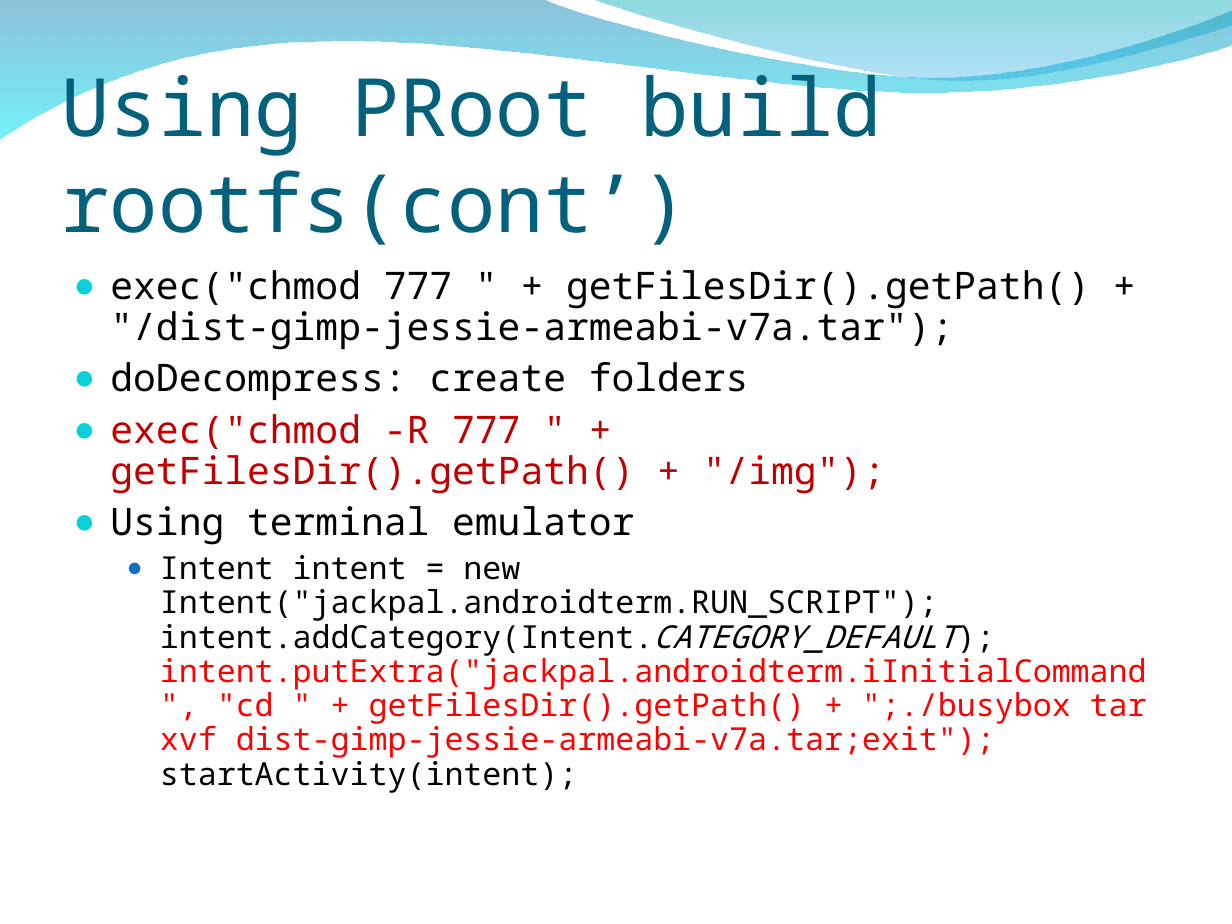
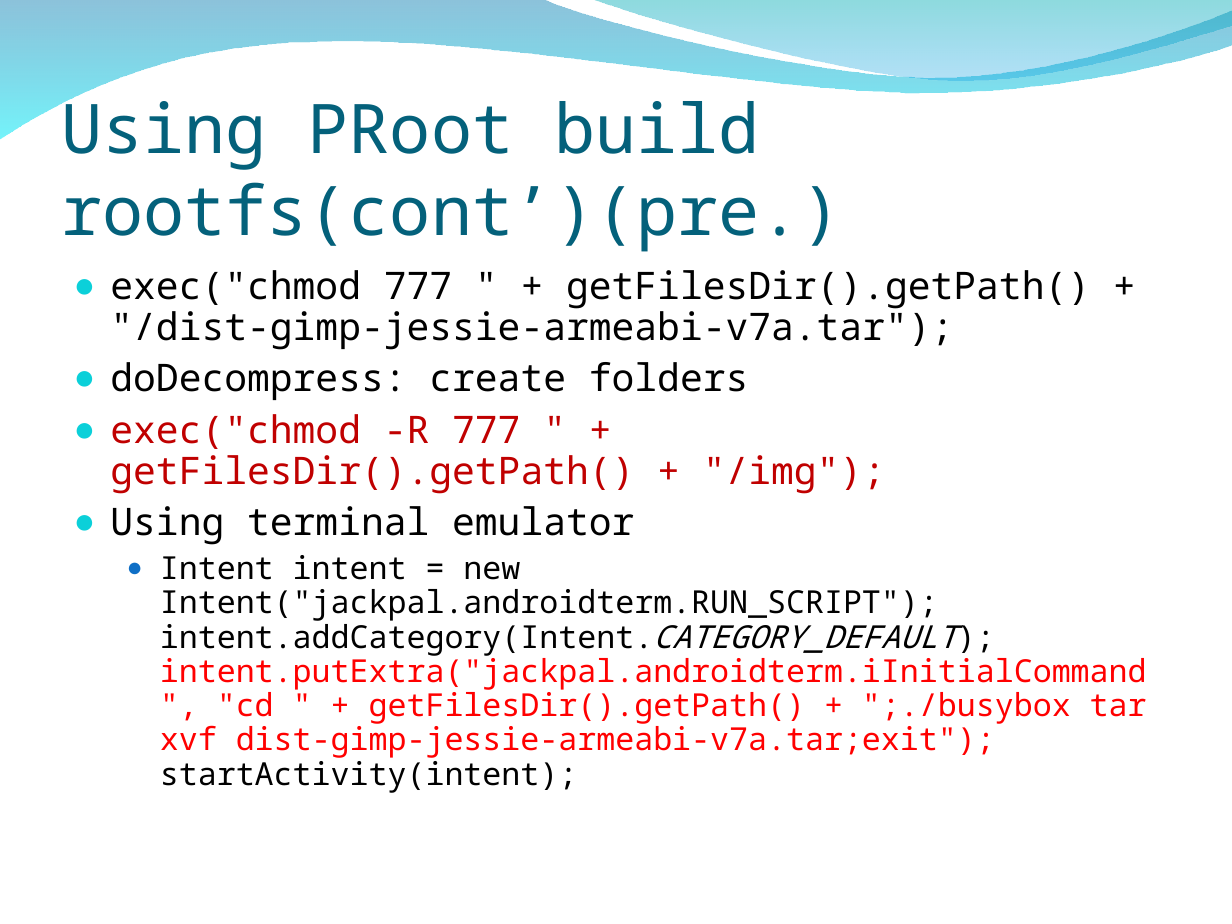
Before and after one commit to peter279k/regular_meeting, a slide deck: slide 15 of Proot.ppt (slide 14 before the commit). Drawn at 1232x924 pixels with LibreOffice and Linux fonts; fonts in the diff are those of the drawing; background and template pictures are left out. Boxes give left, top, right and bottom in pixels: in the first picture for what was removed or moved away, otherwise in the second. Text is boxed around its words. In the diff, an @@ line names an element or a change of style, - is before the commit and + after.

```diff
--- a/Proot.ppt
+++ b/Proot.ppt
@@ title at (x1=62, y1=89, x2=842, y2=252): text changed; size 47 to 40 pt @@
-Using PRoot build rootfs(cont’)
+Using PRoot build rootfs(cont’)(pre.)
```
Also in this commit, not shown: 8 other slides changed, 9 slides added.
